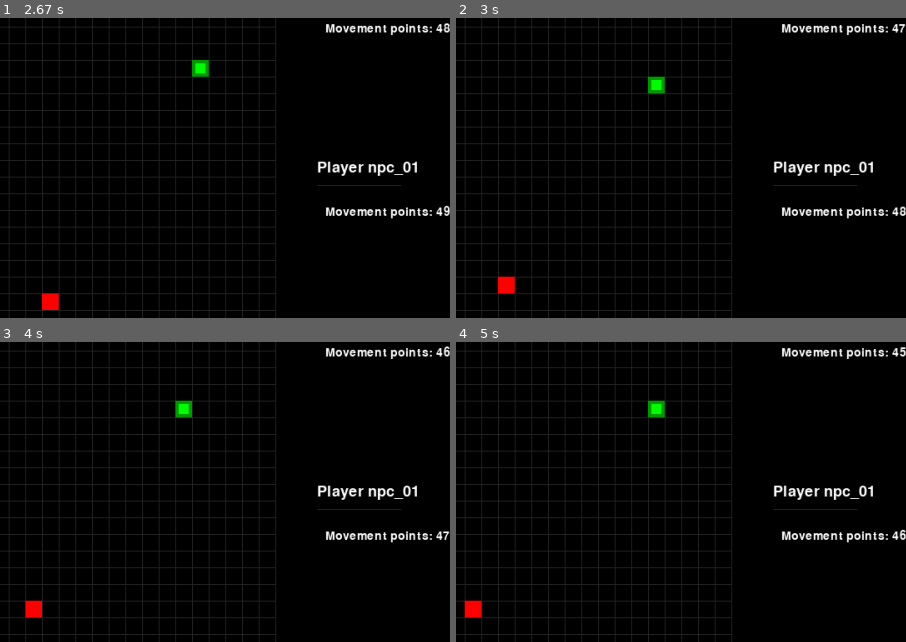
Above: before the commit, frames 1-4 (two rows, left to right).
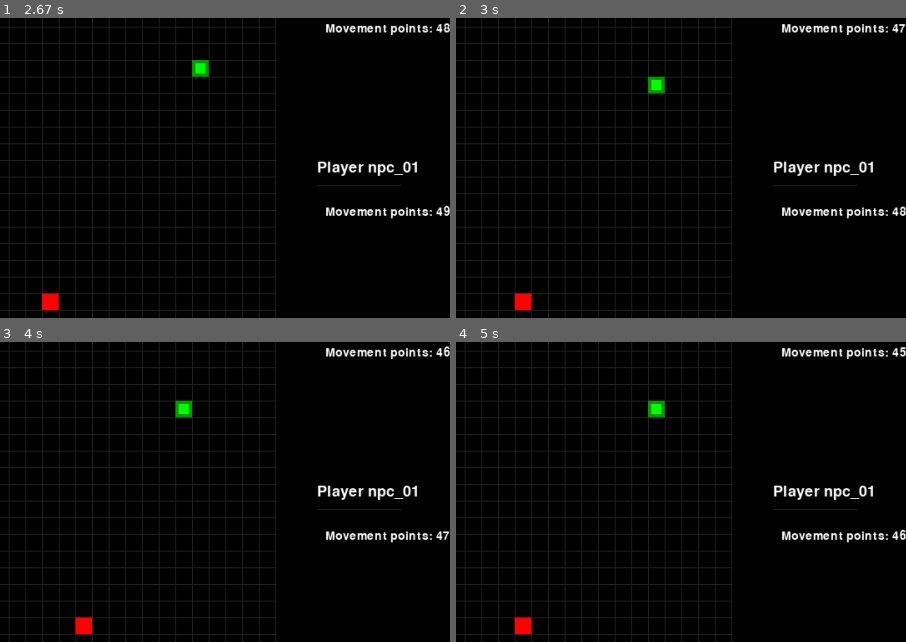
Above: after the commit, the same moments.

Repository: latived/ia2-p1
Game: pygame game, started from game.py
Two runs of this game, one before a commit and one after it. Both use one fixed random seed, a clock stepped at 60 frames per second and the inputs below.
Inputs:
- Up to frame 1 (2.67 s): tap Enter at 0.33 s; hold Right 0.67-1.13 s; hold Right 1.5-1.97 s; hold Down from 2.57 s (still down)
- Up to frame 2 (3 s): keep holding Down
- Up to frame 3 (4 s): release Down at 3.1 s; hold Left 3.13-3.85 s
- Up to frame 4 (5 s): hold Right from 4.77 s (still down)
The pictures show only the part of the screen within x 29-79%, y 10-60%; the shares and areas given below are measured in that part.

Frame 1 is identical in both runs. In frame 2, 0.5% of the frame differs, in the area x 9-17%, y 86-98%; in frame 3, 0.4%; in frame 4, 0.5%, in the area x 1-17%, y 86-98%.

Commit message:
Wrapped turn control code.

Diff:
--- a/game.py
+++ b/game.py
@@ -93,34 +93,15 @@
             turnCounter += 1
             print("Turn {}".format(turnCounter))
 
-
             if dotTurn:
-                previousPos = dotPlayer.position.copy()
-                # move the dot in the direction it is moving, obviously
-                if move(direction, dotPlayer.position):  # only false at first game start
-                    dotPlayer.movement_points -= 1
-                    print("\t{}: ({}, {}) to ({}, {})".format(dotPlayer.name,
-                                                            previousPos['x'], previousPos['y'],
-                                                            dotPlayer.position['x'], dotPlayer.position['y']))
-                else:
-                    print("\tCouldn't move. Try again.")
+                if not doPlayerTurn(dotPlayer, direction, turnCounter):
                     turnCounter -= 1
                     continue
             else:
-                previousPos = npcPlayer.position.copy()
-
-                if move(getRandomDirection(), npcPlayer.position):
-                    npcPlayer.movement_points -= 1
-                    print("\t{}: ({}, {}) to ({}, {})".format(npcPlayer.name,
-                                                            previousPos['x'], previousPos['y'],
-                                                            npcPlayer.position['x'], npcPlayer.position['y']))
-                else:
-                    print("Couldn't move. Try again.")
+                time.sleep(1)  # wait 1 second before npc moves
+                if not doPlayerTurn(npcPlayer, getRandomDirection(), turnCounter):
                     turnCounter -= 1
                     continue
-
-            if not dotTurn:
-                time.sleep(1)  # wait 1 second before npc moves
 
             # change turn
             dotTurn = not dotTurn
@@ -137,6 +118,20 @@
         FPSCLOCK.tick(FPS)
 
 
+def doPlayerTurn(player, direction, turnCounter):
+    previousPos = player.position.copy()
+    # move the dot in the direction it is moving, obviously
+    if move(direction, player.position):  # only false at first game start
+        player.movement_points -= 1
+        print("\t{}: ({}, {}) to ({}, {})".format(player.name,
+                                                previousPos['x'], previousPos['y'],
+                                                player.position['x'], player.position['y']))
+        return True
+    else:
+        print("\tCouldn't move. Try again.")
+        return False
+
+
 def getRandomDirection():
     directions = [UP, DOWN, LEFT, RIGHT]
     return random.choice(directions)
